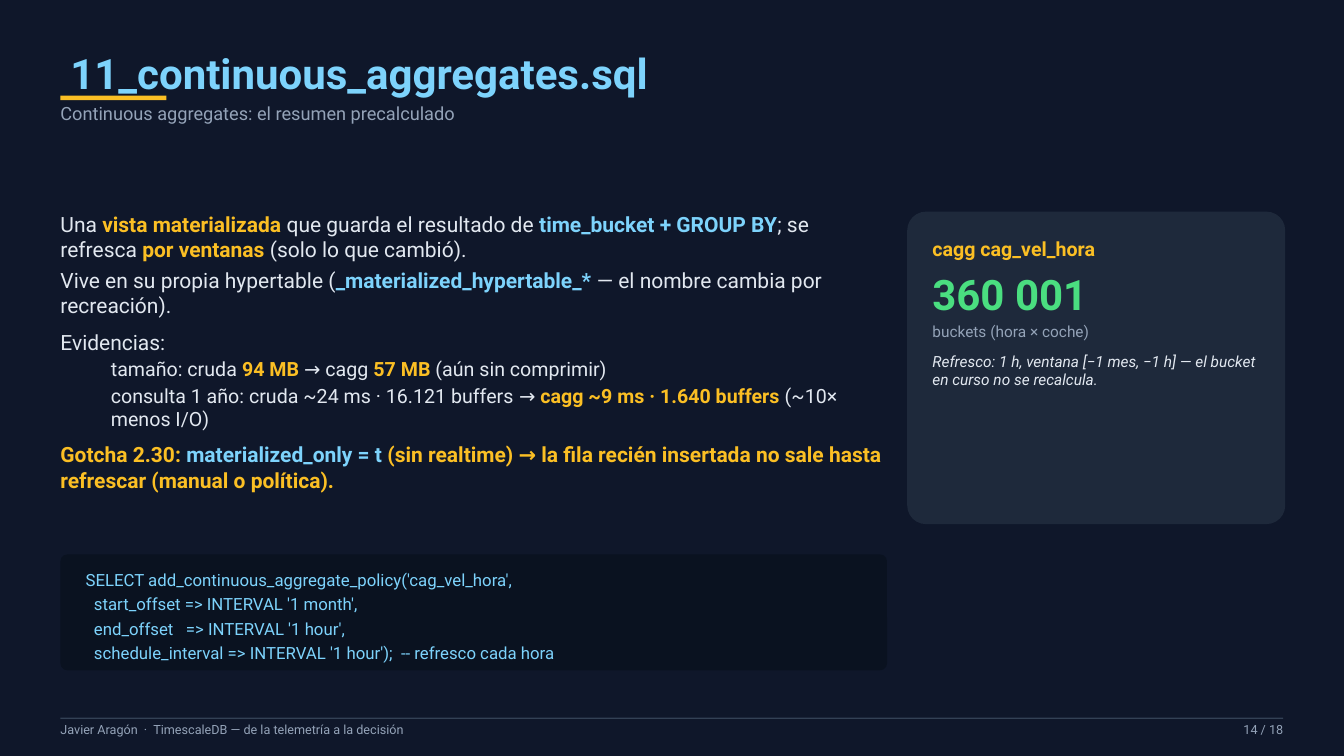
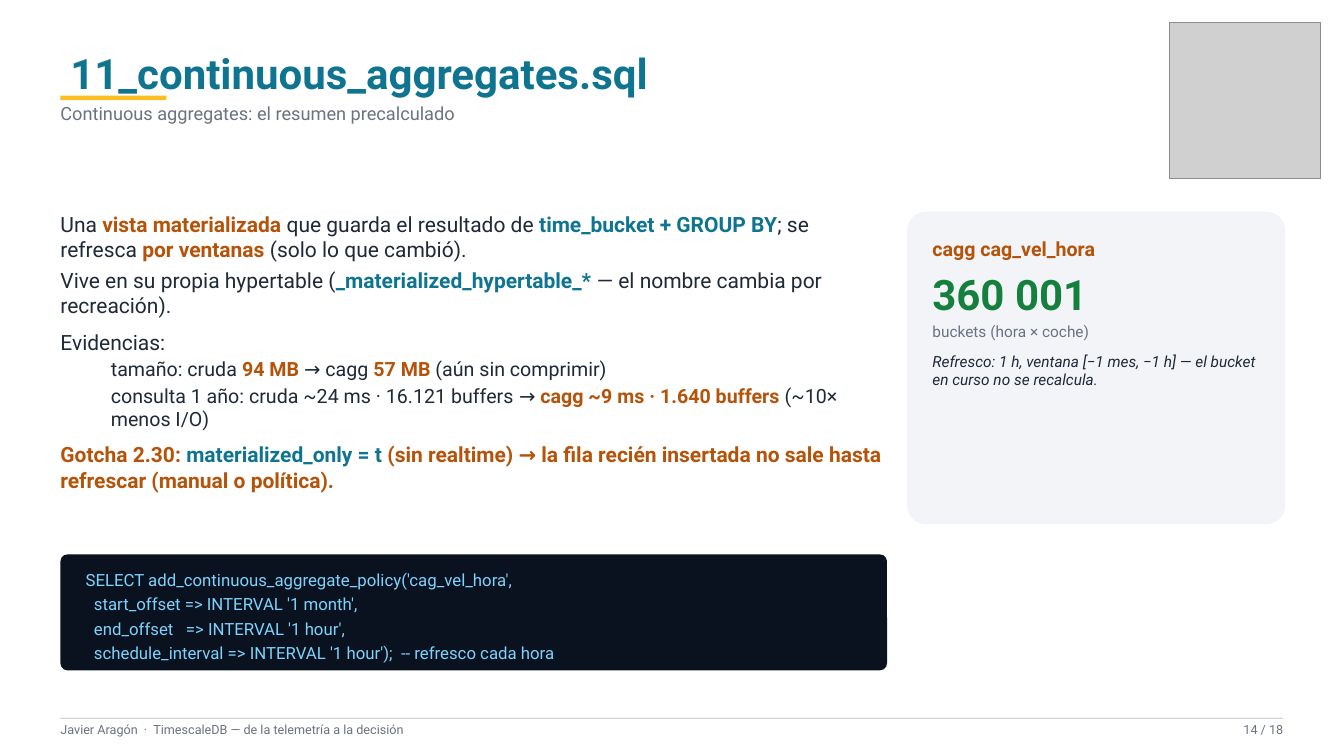
Before and after one commit to xavipuerto/autometrics-demo, a slide deck: slide 14 of presentacion/TimescaleDB-PPT-Javier.pptx. Drawn at 1344x756 pixels with LibreOffice and Linux fonts; fonts in the diff are those of the drawing; grey boxes stand for pictures. Boxes give left, top, right and bottom in pixels: in the first picture for what was removed or moved away, otherwise in the second. Text is boxed around its words. In the diff, an @@ line names an element or a change of style, - is before the commit and + after.

```diff
--- a/presentacion/TimescaleDB-PPT-Javier.pptx
+++ b/presentacion/TimescaleDB-PPT-Javier.pptx
@@ rectangle removed at <box>0,0,1344,756</box> @@
@@ picture added at <box>1170,22,1321,178</box> @@
@@ text "11_continuous_aggregates.sql" at <box>70,57,647,99</box>: text colour #7DD3FC to #0E7490 @@
@@ text "Una vista materializada que guarda ..." at <box>60,216,881,493</box>: text colour #E2E8F0 to #1F2937 in "Una que guarda el resultado de BY; ...", "Vive en su propia hypertable (_materialized_hypertable_* — ...", "Evidencias:", "tamaño: cruda → cagg (aún sin comprimir)" and 1 more places; text colour #FBBF24 to #B45309 in "vista materializada por ventanas", "94 MB 57 MB", "cagg ~9 ms · 1.640 buffers", "Gotcha 2.30: (sin realtime) → la fila ..."; text colour #7DD3FC to #0E7490 in "time_bucket + GROUP BY;", "(_materialized_hypertable_*", "materialized_only = t" @@
@@ rounded rectangle at <box>907,212,1286,524</box>: fill #1E293B to #F2F4F8 @@
@@ text "cagg cag_vel_hora" at <box>932,241,1256,385</box>: text colour #FBBF24 to #B45309 in "cagg cag_vel_hora"; text colour #4ADE80 to #15803D in "360 001"; text colour #94A3B8 to #6B7280 in "buckets (hora × coche)"; text colour #E2E8F0 to #1F2937 in "Refresco: 1 h, ventana [−1 mes, −1 ..." @@
@@ rectangle at <box>60,718,1284,719</box>: fill #334155 to #D1D5DB @@
@@ text colour #94A3B8 to #6B7280 in 3 elements at <box>60,106,455,124</box>, <box>60,724,403,737</box>, <box>1243,725,1283,734</box> @@
```
Also in this commit, not shown: 17 other slides changed, 2 other files.
